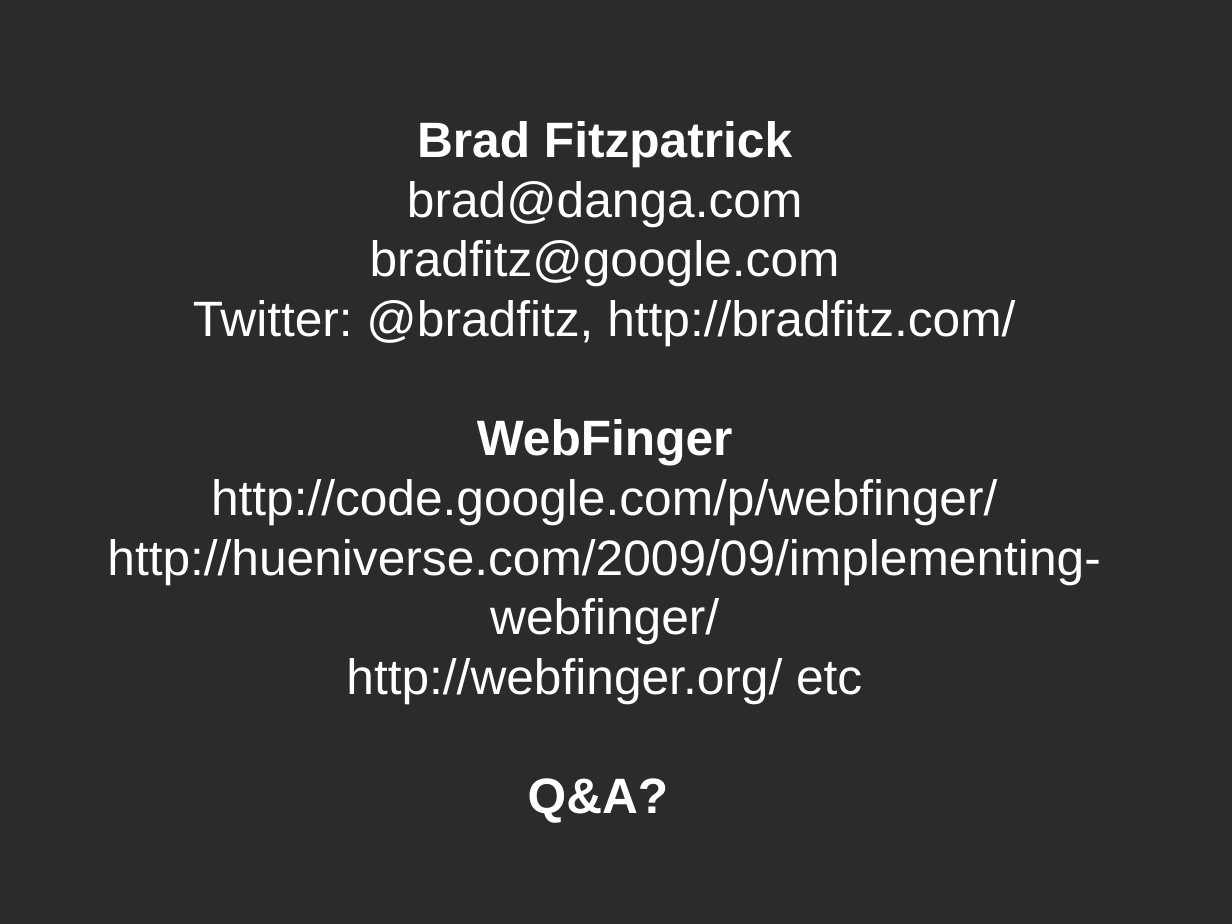
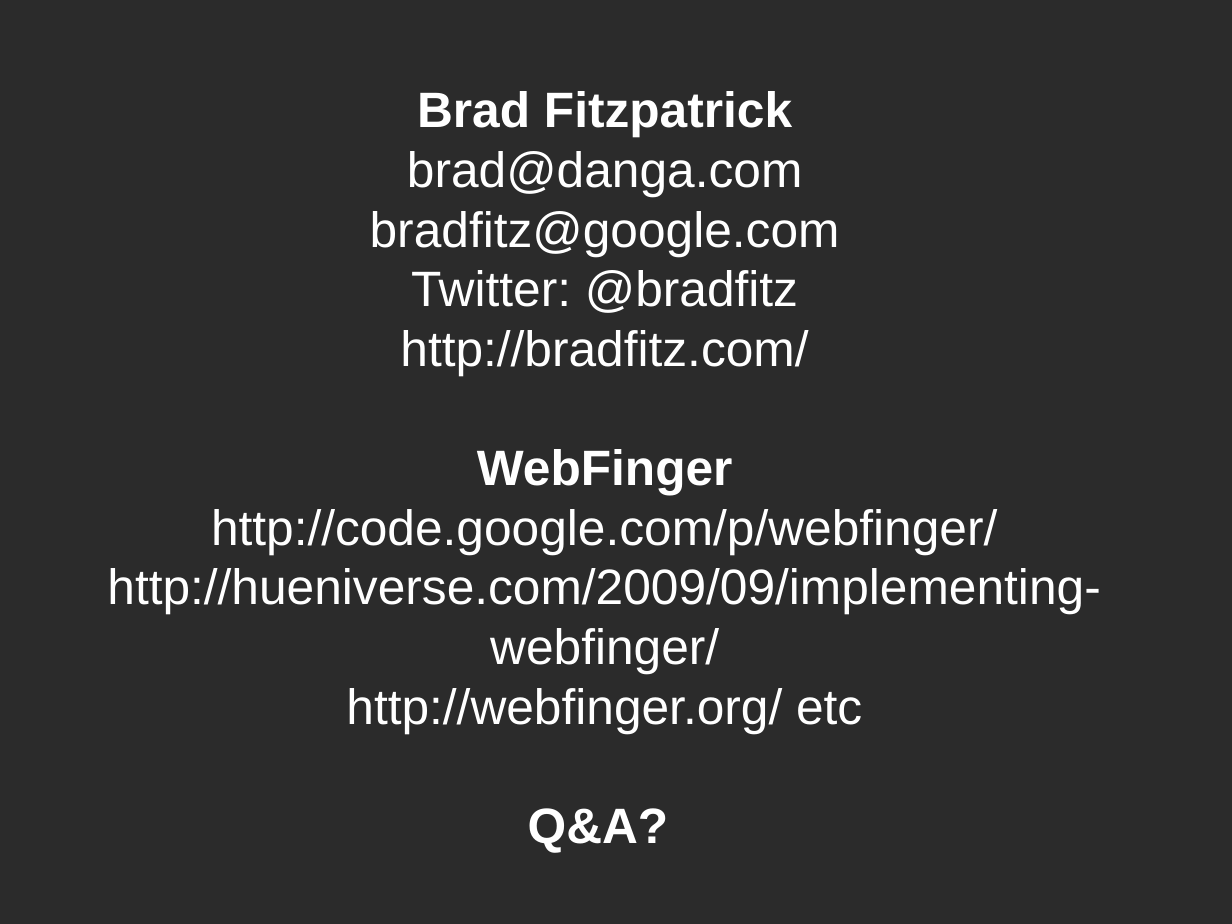
Before and after one commit to bradfitz/talk-gluecon-2010, a slide deck: slide 46 of webfinger.odp (slide 33 before the commit). Drawn at 1232x924 pixels with LibreOffice and Linux fonts; fonts in the diff are those of the drawing; background and template pictures are left out; a plain dark background stands for a picture behind light text. Boxes give left, top, right and bottom in pixels: in the first picture for what was removed or moved away, otherwise in the second. Text is boxed around its words. In the diff, an @@ line names an element or a change of style, - is before the commit and + after.

```diff
--- a/webfinger.odp
+++ b/webfinger.odp
@@ subtitle "Brad Fitzpatrick": place and size @@
-subtitle "Brad Fitzpatrick" at (107,121,1100,823)
+subtitle "Brad Fitzpatrick" at (107,91,1100,852)
@@ subtitle at (400,270,808,375): text changed @@
-Twitter: @bradfitz, http://bradfitz.com/
+Twitter: @bradfitz
+http://bradfitz.com/
```
Also in this commit, not shown: 4 other slides changed, 13 slides added.
